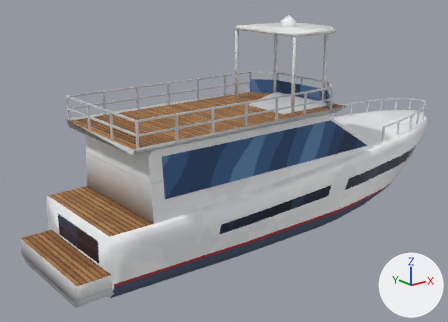
One commit to the glTF model maps/beach/models/beach_yacht.glb: the scene before it, then after it.
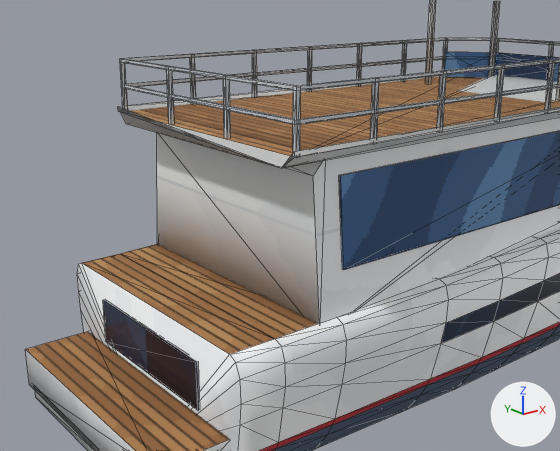
Each version appears first whole from a 50 mm camera at (-15.97, -18.52, 9.86) aimed at (-0.28, 1.09, 2.02), and next in a close-up from a 50 mm camera at (-13.1, -10.32, 6.67) aimed at (-5.32, -0.59, 2.78). The axes (+X, +Y, +Z) are drawn at lower right. The lights are the same throughout. The first two pictures are the older version. The close-ups show mesh edges as thin lines. Objects named as collision shapes, trigger or cutter boxes, shadow casters or lower levels of detail are left out. Vertices at exactly the same position are counted once.

Before the edit, the objects in view are built like this:
```python
me_beachyacht = bpy.data.meshes.new('BeachYacht')
me_beachyacht.from_pydata(...)  # 922 vertices, 1588 faces; spans x -8.8..12.2, y -2.8..2.8, z -1.5..8.0
# faces by material slot: [204, 660, 48, 64, 402, 68, 12, 130]
me_beachyacht.materials.append(mat_beachyacht_bottom)
me_beachyacht.materials.append(mat_beachyacht_chrome)
me_beachyacht.materials.append(mat_beachyacht_dark)
me_beachyacht.materials.append(mat_beachyacht_glass)  # picture img_beach_glass_albedo
me_beachyacht.materials.append(mat_beachyacht_hull)  # picture img_beach_hull_albedo
me_beachyacht.materials.append(mat_beachyacht_stripe)
me_beachyacht.materials.append(mat_beachyacht_teak)  # picture img_beach_teak_albedo
me_beachyacht.materials.append(mat_beachyacht_upper)
ob_beachyacht = bpy.data.objects.new('BeachYacht', me_beachyacht)
ob_beachyacht.location = (0.0, 0.0, 0.0)
```
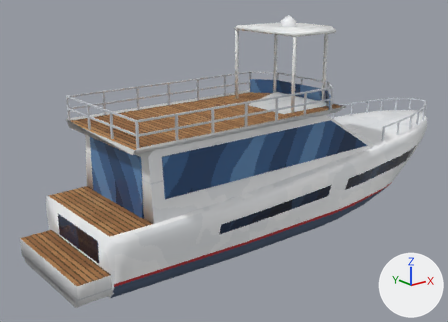
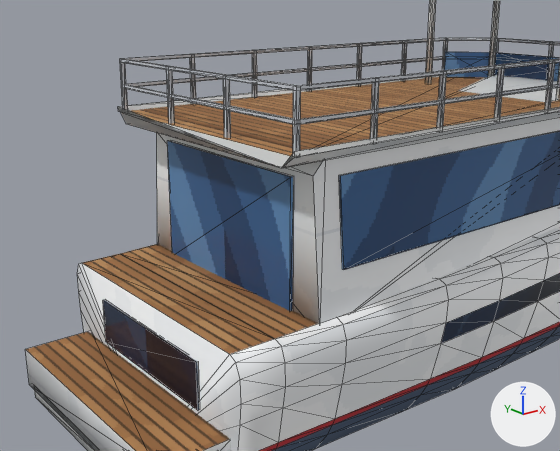
Changed parts and their boxes (x1, y1, x2, y2) in the close-ups (560 x 451 px):
part 1 of me_beachyacht, added (blue)
    after: (167, 141, 293, 311)

The change in detail:
me_beachyacht is used by ob_beachyacht; location (0.0, 0.0, 0.0).
me_beachyacht had 922 vertices, 1588 faces and spanned x -8.8..12.2, y -2.8..2.8, z -1.5..8.0.
me_beachyacht now has 930 vertices, 1600 faces and spans x -8.8..12.2, y -2.8..2.8, z -1.5..8.0.
me_beachyacht part 1: a new loose piece, a box spanning x -6.05..-5.98, y -1.75..1.75, z 1.75..3.95, in mat_beachyacht_glass (picture img_beach_glass_albedo).
